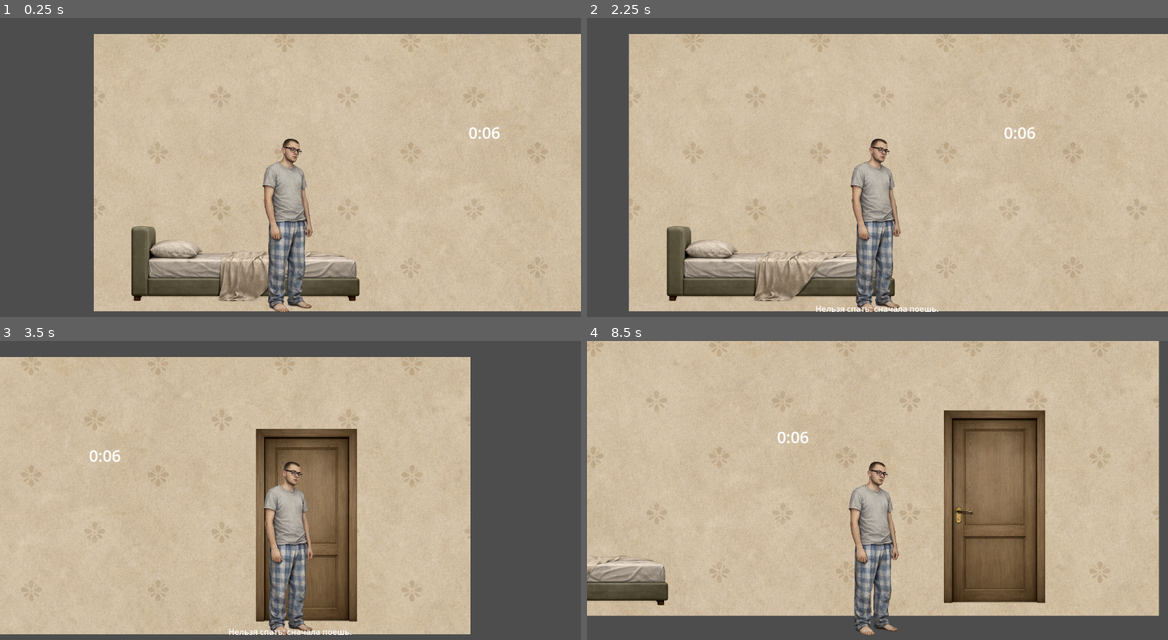
Above: before the commit, frames 1-4 (two rows, left to right).
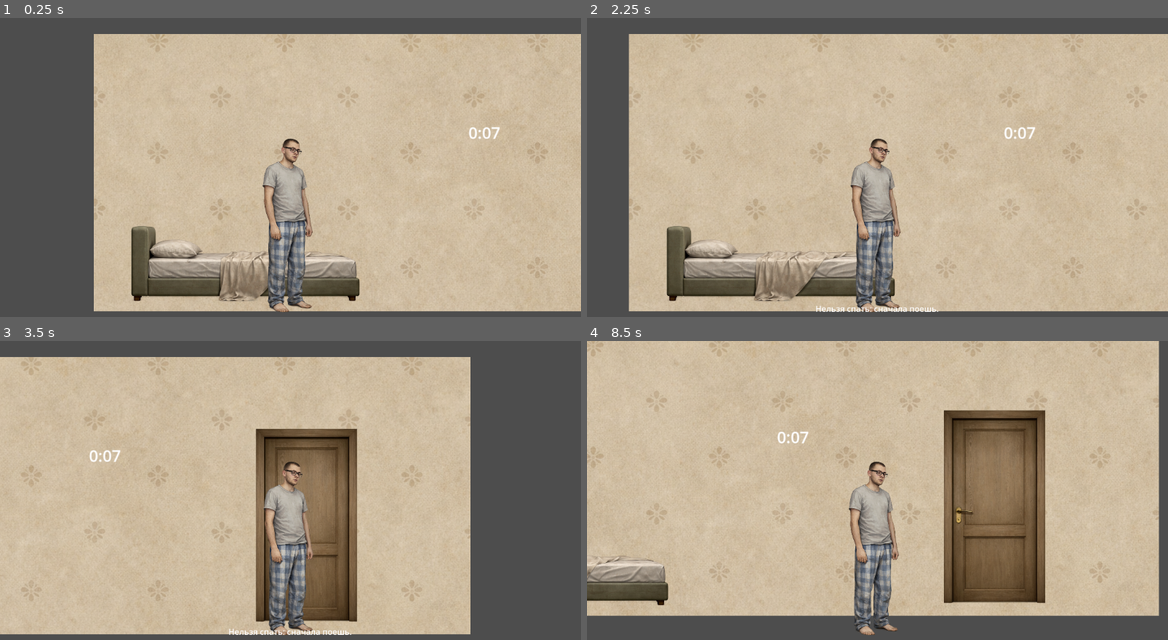
Above: after the commit, the same moments.

Repository: SergeyWithNormalName/Eater.-Loop.
Game: Godot game, scene res://scenes/cycles/level_01.tscn
Two runs of this game, one before a commit and one after it. Both use one fixed random seed, a clock stepped at 60 frames per second and the inputs below. The engine's default icon, where the game draws it, is replaced by a stand-in: a white triangle on a blue panel in a dark square.
Inputs:
- Up to frame 1 (0.25 s): no input
- Up to frame 2 (2.25 s): tap Enter at 0.5 s; hold D (move_right) 0.53-1.28 s; hold E (interact) 0.53-1.28 s; hold A (move_left) 1.28-2.03 s; tap E (interact) at 1.35 s; hold D (move_right) from 2.03 s (still down); hold E (interact) from 2.03 s (still down)
- Up to frame 3 (3.5 s): keep holding D (move_right); release E (interact) at 2.78 s; tap E (interact) at 2.85 s
- Up to frame 4 (8.5 s): release D (move_right) at 3.53 s; hold E (interact) 3.53-4.28 s; hold A (move_left) 3.53-5.78 s; tap E (interact) at 4.35, 5.85, 7.35 s; hold E (interact) 5.03-5.78 s; hold D (move_right) 5.78-8.03 s; hold E (interact) 6.53-7.28 s; hold A (move_left) from 8.03 s (still down); hold E (interact) from 8.03 s (still down)

The runs differ from the first frame. In frame 1, less than 0.1% of the frame differs, in the area x 84-86%, y 36-41%; in frame 2, less than 0.1%, in the area x 75-78%, y 36-41%; in frame 3, less than 0.1%; in frame 4, less than 0.1%.

Commit message:
Всё супер перед созданием мини-игры с едой

Diff:
--- a/scenes/cycles/level_01.tscn
+++ b/scenes/cycles/level_01.tscn
@@ -204,8 +204,14 @@
 start_game_time = "0:07"
 
 [node name="Enemy" parent="." instance=ExtResource("13_f8a5e")]
-position = Vector2(7225, 67)
+position = Vector2(6988, 67)
 scale = Vector2(0.5, 0.5)
+time_penalty = 8.0
+
+[node name="Enemy2" parent="." instance=ExtResource("13_f8a5e")]
+position = Vector2(7481, 67)
+scale = Vector2(0.5, 0.5)
+time_penalty = 6.0
 
 [connection signal="body_entered" from="Door(In Bedroom)" to="Door(In Bedroom)" method="_on_body_entered"]
 [connection signal="body_exited" from="Door(In Bedroom)" to="Door(In Bedroom)" method="_on_body_exited"]
--- a/scripts/game_director.gd
+++ b/scripts/game_director.gd
@@ -1,8 +1,9 @@
 extends Node
 
+# --- НАСТРОЙКИ ---
 var cycle_settings: Dictionary = {
-	1: 60.0,
-	2: 45.0,
+	1: 0.0,  # 0.0 означает, что таймера нет
+	2: 0.0,  # На втором уровне тоже без таймера
 	3: 30.0,
 	4: 20.0
 }
@@ -27,12 +28,23 @@
 
 	var current_cycle = GameState.cycle
 	var time_to_set: float = cycle_settings.get(current_cycle, default_time)
-	current_max_time = time_to_set
 
-	_timer.start(time_to_set)
+	# Если время больше 0, запускаем таймер
+	if time_to_set > 0.0:
+		current_max_time = time_to_set
+		_timer.start(time_to_set)
+		print("GameDirector: Таймер запущен на %.1f сек." % time_to_set)
+	else:
+		# Если время 0 или меньше, останавливаем таймер (он не будет тикать)
+		_timer.stop()
+		current_max_time = 0.0
+		print("GameDirector: Таймер отключен для цикла %d" % current_cycle)
 
 func reduce_time(amount: float) -> void:
-	if _timer.is_stopped(): return
+	# Если таймер не запущен (бесконечное время), урон по времени не наносится
+	if _timer.is_stopped() or current_max_time <= 0.0:
+		return
+
 	var new_time = _timer.time_left - amount
 	if new_time <= 0.0:
 		_timer.stop()
@@ -47,11 +59,13 @@
 	_red_rect.visible = true
 
 func get_time_ratio() -> float:
-	# Исправлено: обращаемся к phase, а не к current_phase
 	if GameState.phase != GameState.Phase.NORMAL:
 		return 0.0
-	if _timer.is_stopped():
-		return 0.0
+
+	# Если таймер стоит в нормальной фазе — значит время бесконечное (100%)
+	if _timer.is_stopped() or current_max_time <= 0.0:
+		return 1.0
+
 	return _timer.time_left / current_max_time
 
 func _create_distortion_overlay() -> void:
